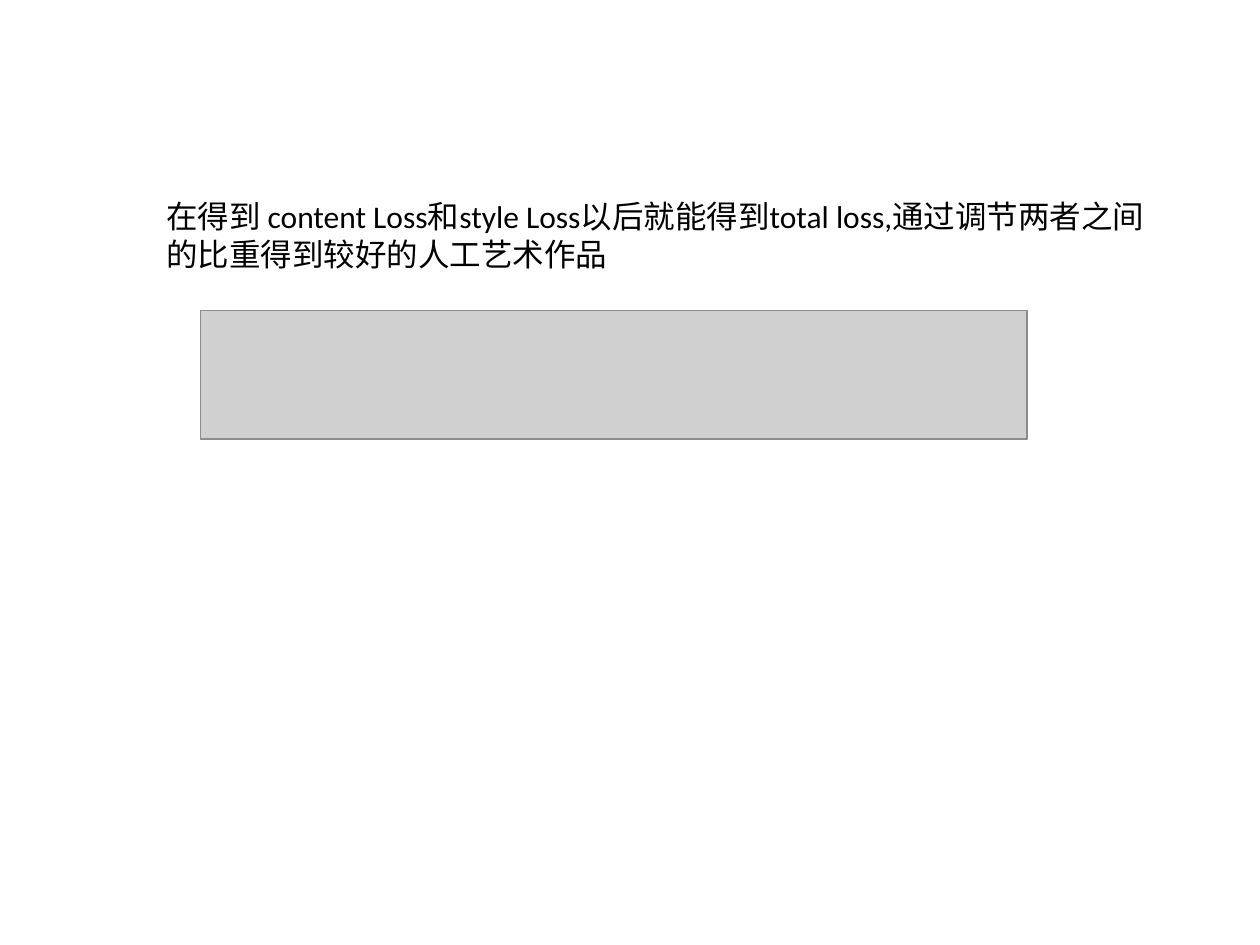
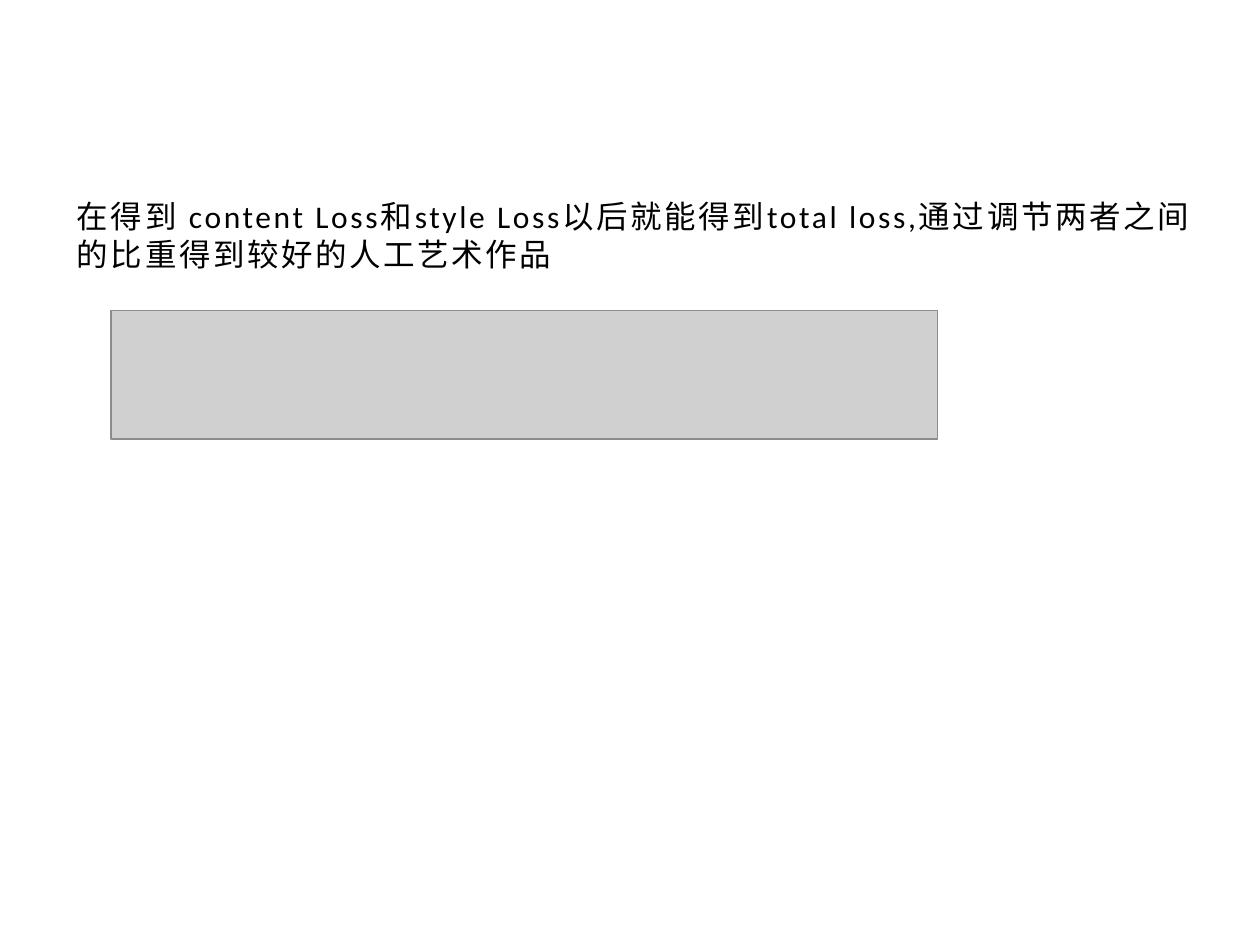
Before and after one commit to xionglong58/github, a slide deck: slide 8 of demo.pptx. Drawn at 1260x945 pixels with LibreOffice and Linux fonts; fonts in the diff are those of the drawing; grey boxes stand for pictures. Boxes give left, top, right and bottom in pixels: in the first picture for what was removed or moved away, otherwise in the second. Text is boxed around its words. In the diff, an @@ line names an element or a change of style, - is before the commit and + after.

```diff
--- a/demo.pptx
+++ b/demo.pptx
@@ text "在得到 content Loss和style Loss以后就能得到total loss,通过调节两者之间": place and size @@
-text "在得到 content Loss和style Loss以后就能得到total loss,通过调节两者之间" at [166,201,1144,269]
+text "在得到 content Loss和style Loss以后就能得到total loss,通过调节两者之间" at [77,201,1189,269]
@@ text "在得到 content Loss和style Loss以后就能得到total loss,通过调节两者之间" at [77,201,1189,269]: letter spacing 0 to 1.5 pt @@
@@ picture: place and size @@
-picture at [200,310,1027,438]
+picture at [111,310,937,438]
```
Also in this commit, not shown: 3 other slides changed, 1 slide added.
